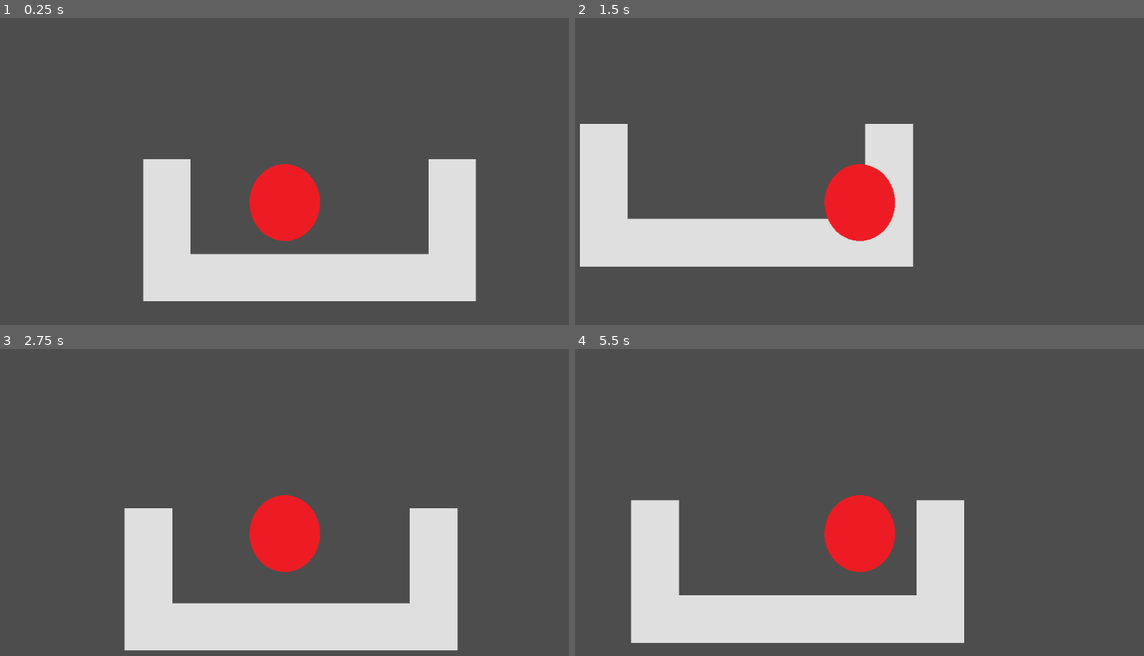
Above: before the commit, frames 1-4 (two rows, left to right).
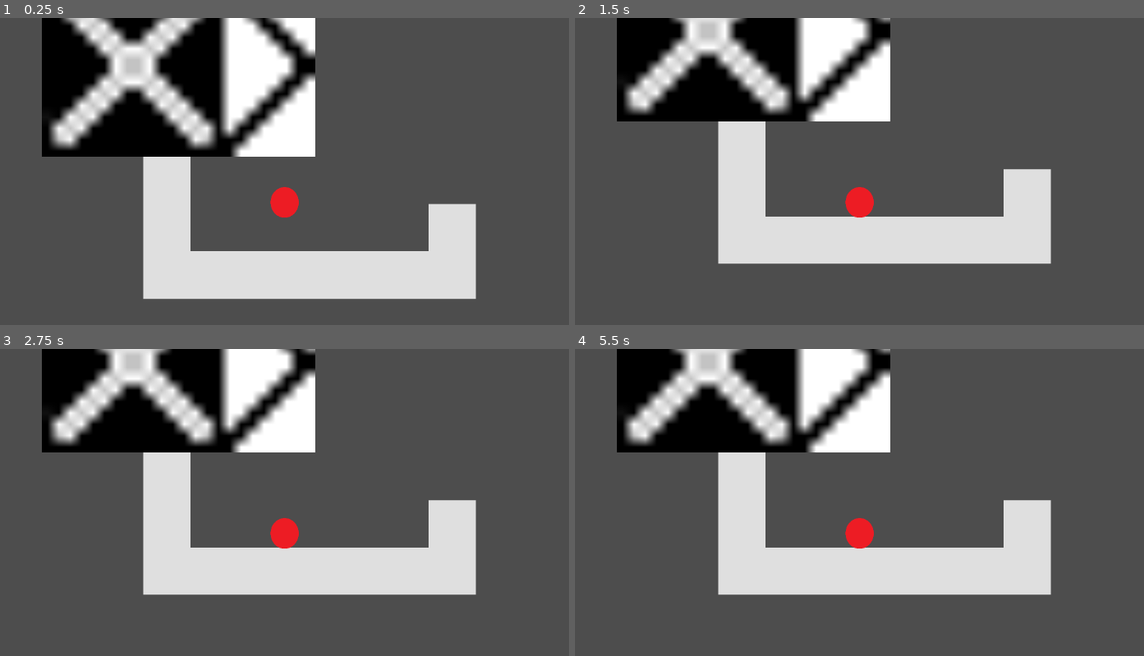
Above: after the commit, the same moments.

Repository: SomeFamousPerson/major-project
Game: Godot game, scene res://main.tscn
The game is run twice, just before and just after one commit, with the same random seed, the same clock (stepped at 60 frames per second) and the same inputs.
Inputs:
- Up to frame 1 (0.25 s): no input
- Up to frame 2 (1.5 s): tap Enter (ui_accept) at 0.5, 0.6, 0.77, 1.07, 1.35 s; hold Right (ui_right) from 0.53 s (still down)
- Up to frame 3 (2.75 s): tap Enter (ui_accept) at 1.52, 1.82, 2.1 s; release Right (ui_right) at 2.03 s; hold Left (ui_left) from 2.03 s (still down)
- Up to frame 4 (5.5 s): release Left (ui_left) at 2.78 s; hold Right (ui_right) 2.78-4.28 s; tap Enter (ui_accept) at 2.85, 3.02, 3.32, 3.6, 3.77, 4.07, 4.35, 4.52, 4.82, 5.1 s; hold Left (ui_left) 4.28-5.03 s; hold Right (ui_right) from 5.03 s (still down)

The runs differ from the first frame. In frame 1, 25% of the frame differs, in the area x 7-84%, y 0-93%; in frame 2, 34%; in frame 3, 37%; in frame 4, 41%, in the area x 7-84%, y 0-96%.

Commit message:
added level change and tileswapper sprite

Diff:
--- /dev/null
+++ b/Flag.gd
@@ -0,0 +1,34 @@
+extends Area2D
+
+
+
+
+
+func _on_body_entered(body):
+	print("flag_touched")
+	Global.level += 1
+	if Global.level == 1:
+		get_tree().change_scene_to_file("res://levels/level_2.tscn")
+
+
+
+
+
+##Funny cursed vesion of the level changing i made
+## it is an awful bastardised way of doing it but it is funny
+
+#var nextlevel = "res://levels/level_1.tscn"
+#var levelNum = 1
+
+#func _on_body_entered(body):
+	#print("flag touched")
+	##sets global variable of level to one higher
+	#Global.level += 1
+	## sets levelNum to be equal to Global.level, but as a string not an int
+	#levelNum = str(Global.level)
+	##changes the 20th character of the string "res://levels/level_1.tscn" to be equal to the next levels number??????
+	##dont ask why i did this
+	#nextlevel[19] = levelNum
+	#print(nextlevel)
+	##sets the scene to nextlevel (which was mmodified to have the name of the next level)
+	#get_tree().change_scene_to_file(nextlevel)
--- /dev/null
+++ b/flag.tscn
@@ -0,0 +1,21 @@
+[gd_scene load_steps=4 format=3 uid="uid://yw1d3y0gt707"]
+
+[ext_resource type="Script" path="res://Flag.gd" id="1_16hr2"]
+[ext_resource type="Texture2D" uid="uid://cu0ax0lelny1b" path="res://assets/flag.png" id="2_x50jo"]
+
+[sub_resource type="RectangleShape2D" id="RectangleShape2D_uuhnc"]
+size = Vector2(20, 12.2611)
+
+[node name="Flag" type="Area2D"]
+script = ExtResource("1_16hr2")
+
+[node name="CollisionShape2D" type="CollisionShape2D" parent="."]
+position = Vector2(0, 0.500001)
+scale = Vector2(6.28, 6.28)
+shape = SubResource("RectangleShape2D_uuhnc")
+
+[node name="Sprite2D" type="Sprite2D" parent="."]
+scale = Vector2(0.44, 0.44)
+texture = ExtResource("2_x50jo")
+
+[connection signal="body_entered" from="." to="." method="_on_body_entered"]
--- /dev/null
+++ b/global.gd
@@ -0,0 +1,3 @@
+extends Node
+
+var level = 0
--- a/levels/level_1.tscn
+++ b/levels/level_1.tscn
@@ -1,7 +1,8 @@
-[gd_scene load_steps=5 format=3 uid="uid://dooym0m6wmo5b"]
+[gd_scene load_steps=6 format=3 uid="uid://dooym0m6wmo5b"]
 
 [ext_resource type="Texture2D" uid="uid://d3cdu6rhv6lcf" path="res://assets/marble.png" id="1_tqte0"]
 [ext_resource type="PackedScene" uid="uid://b6nvxutng2qx5" path="res://player.tscn" id="2_t3bdi"]
+[ext_resource type="PackedScene" uid="uid://dn1xgcmqv7kk3" path="res://tile_swapper.tscn" id="3_grvun"]
 
 [sub_resource type="TileSetAtlasSource" id="TileSetAtlasSource_7ouhf"]
 texture = ExtResource("1_tqte0")
@@ -24,7 +25,12 @@
 scale = Vector2(5.96, 5.96)
 tile_set = SubResource("TileSet_2as2m")
 format = 2
-layer_0/tile_data = PackedInt32Array(262144, 1, 4, 262145, 1, 4, 262146, 1, 4, 262147, 1, 4, 262148, 1, 4, 262149, 1, 4, 262150, 1, 4, 196614, 1, 4, 131078, 1, 4, 196608, 1, 4, 131072, 1, 4)
+layer_0/tile_data = PackedInt32Array(262144, 1, 4, 262145, 1, 4, 262146, 1, 4, 262147, 1, 4, 262148, 1, 4, 262149, 1, 4, 262150, 1, 4, 196614, 1, 4, 196608, 1, 4, 131072, 1, 4)
 
 [node name="Player" parent="." instance=ExtResource("2_t3bdi")]
 position = Vector2(248, 240)
+scale = Vector2(0.399999, 0.399999)
+
+[node name="tile_swapper" parent="." instance=ExtResource("3_grvun")]
+position = Vector2(62, 41)
+scale = Vector2(5.2, 5.2)
--- /dev/null
+++ b/levels/level_2.tscn
@@ -0,0 +1,34 @@
+[gd_scene load_steps=6 format=3 uid="uid://buh3iibs48uui"]
+
+[ext_resource type="Texture2D" uid="uid://d3cdu6rhv6lcf" path="res://assets/marble.png" id="1_4d6j2"]
+[ext_resource type="PackedScene" uid="uid://yw1d3y0gt707" path="res://flag.tscn" id="2_1q6wt"]
+[ext_resource type="PackedScene" uid="uid://b6nvxutng2qx5" path="res://player.tscn" id="3_egdub"]
+
+[sub_resource type="TileSetAtlasSource" id="TileSetAtlasSource_7ouhf"]
+texture = ExtResource("1_4d6j2")
+margins = Vector2i(4, 1)
+separation = Vector2i(0, 1)
+texture_region_size = Vector2i(14, 14)
+0:4/0 = 0
+0:4/0/physics_layer_0/linear_velocity = Vector2(0, 0)
+0:4/0/physics_layer_0/angular_velocity = 0.0
+0:4/0/physics_layer_0/polygon_0/points = PackedVector2Array(-7, -7, 7, -7, 7, 7, -7, 7)
+
+[sub_resource type="TileSet" id="TileSet_2as2m"]
+tile_size = Vector2i(14, 14)
+physics_layer_0/collision_layer = 1
+sources/1 = SubResource("TileSetAtlasSource_7ouhf")
+
+[node name="Level1" type="Node2D"]
+
+[node name="TileMap" type="TileMap" parent="."]
+scale = Vector2(5.96, 5.96)
+tile_set = SubResource("TileSet_2as2m")
+format = 2
+layer_0/tile_data = PackedInt32Array(262146, 1, 4, 262147, 1, 4, 262148, 1, 4, 262149, 1, 4, 262150, 1, 4, 196614, 1, 4, 131078, 1, 4, 65542, 1, 4, 65541, 1, 4, 65540, 1, 4, 65539, 1, 4, 65538, 1, 4, 262144, 1, 4, 262142, 1, 4, 131069, 1, 4)
+
+[node name="Flag" parent="." instance=ExtResource("2_1q6wt")]
+
+[node name="Player" parent="." instance=ExtResource("3_egdub")]
+position = Vector2(248, 240)
+scale = Vector2(0.399999, 0.399999)
--- a/player.gd
+++ b/player.gd
@@ -2,9 +2,9 @@
 
 
 const SPEED = 300.0
-const JUMP_VELOCITY = -150.0
+const JUMP_VELOCITY = -300.0
 
-var gravity = 100
+var gravity = 250
 
 
 func _physics_process(delta):
@@ -12,11 +12,11 @@
 		velocity.y += gravity * delta
 
 
-	if Input.is_action_just_pressed("ui_accept") and is_on_floor():
+	if Input.is_action_just_pressed("jump") and is_on_floor():
 		velocity.y = JUMP_VELOCITY
 
 
-	var direction = Input.get_axis("ui_left", "ui_right")
+	var direction = Input.get_axis("left", "right")
 	if direction:
 		velocity.x = direction * SPEED
 	else:
--- a/player.tscn
+++ b/player.tscn
@@ -3,13 +3,14 @@
 [ext_resource type="Script" path="res://player.gd" id="1_m6rm2"]
 [ext_resource type="Texture2D" uid="uid://06a56kiwod1b" path="res://assets/red_circle.png" id="2_61pt4"]
 
-[sub_resource type="RectangleShape2D" id="RectangleShape2D_hjdqw"]
+[sub_resource type="CircleShape2D" id="CircleShape2D_crnn3"]
+radius = 62.514
 
 [node name="Player" type="CharacterBody2D"]
 script = ExtResource("1_m6rm2")
 
 [node name="CollisionShape2D" type="CollisionShape2D" parent="."]
-shape = SubResource("RectangleShape2D_hjdqw")
+shape = SubResource("CircleShape2D_crnn3")
 
 [node name="Sprite2D" type="Sprite2D" parent="."]
 texture = ExtResource("2_61pt4")
--- a/project.godot
+++ b/project.godot
@@ -14,3 +14,29 @@
 run/main_scene="res://main.tscn"
 config/features=PackedStringArray("4.2", "Forward Plus")
 config/icon="res://icon.svg"
+
+[input]
+
+left={
+"deadzone": 0.5,
+"events": [Object(InputEventKey,"resource_local_to_scene":false,"resource_name":"","device":-1,"window_id":0,"alt_pressed":false,"shift_pressed":false,"ctrl_pressed":false,"meta_pressed":false,"pressed":false,"keycode":0,"physical_keycode":65,"key_label":0,"unicode":97,"echo":false,"script":null)
+]
+}
+right={
+"deadzone": 0.5,
+"events": [Object(InputEventKey,"resource_local_to_scene":false,"resource_name":"","device":-1,"window_id":0,"alt_pressed":false,"shift_pressed":false,"ctrl_pressed":false,"meta_pressed":false,"pressed":false,"keycode":0,"physical_keycode":68,"key_label":0,"unicode":100,"echo":false,"script":null)
+]
+}
+up={
+"deadzone": 0.5,
+"events": [Object(InputEventKey,"resource_local_to_scene":false,"resource_name":"","device":-1,"window_id":0,"alt_pressed":false,"shift_pressed":false,"ctrl_pressed":false,"meta_pressed":false,"pressed":false,"keycode":0,"physical_keycode":87,"key_label":0,"unicode":119,"echo":false,"script":null)
+]
+}
+down={
+"deadzone": 0.5,
+"events": []
+}
+jump={
+"deadzone": 0.5,
+"events": []
+}
--- /dev/null
+++ b/tile_swapper.gd
@@ -0,0 +1,2 @@
+extends Node2D
+const RANGE = 3
--- a/tile_swapper.tscn
+++ b/tile_swapper.tscn
@@ -1,3 +1,18 @@
-[gd_scene format=3 uid="uid://dn1xgcmqv7kk3"]
+[gd_scene load_steps=4 format=3 uid="uid://dn1xgcmqv7kk3"]
 
-[node name="tile_swapper" type="Node2D"]
+[ext_resource type="Script" path="res://tile_swapper.gd" id="1_d2yi8"]
+[ext_resource type="Texture2D" uid="uid://chuweht6exwt5" path="res://assets/tileswapper.png" id="2_loe5d"]
+
+[sub_resource type="RectangleShape2D" id="RectangleShape2D_scgfj"]
+size = Vector2(24, 16)
+
+[node name="tile_swapper" type="RigidBody2D"]
+script = ExtResource("1_d2yi8")
+
+[node name="Sprite2D" type="Sprite2D" parent="."]
+scale = Vector2(20, 20)
+texture = ExtResource("2_loe5d")
+
+[node name="CollisionShape2D" type="CollisionShape2D" parent="."]
+scale = Vector2(20, 20)
+shape = SubResource("RectangleShape2D_scgfj")
Binary file added: assets/flag.png
Not shown, added: assets/flag.png.import
Binary file added: assets/tileswapper.png
Not shown, added: assets/tileswapper.png.import
